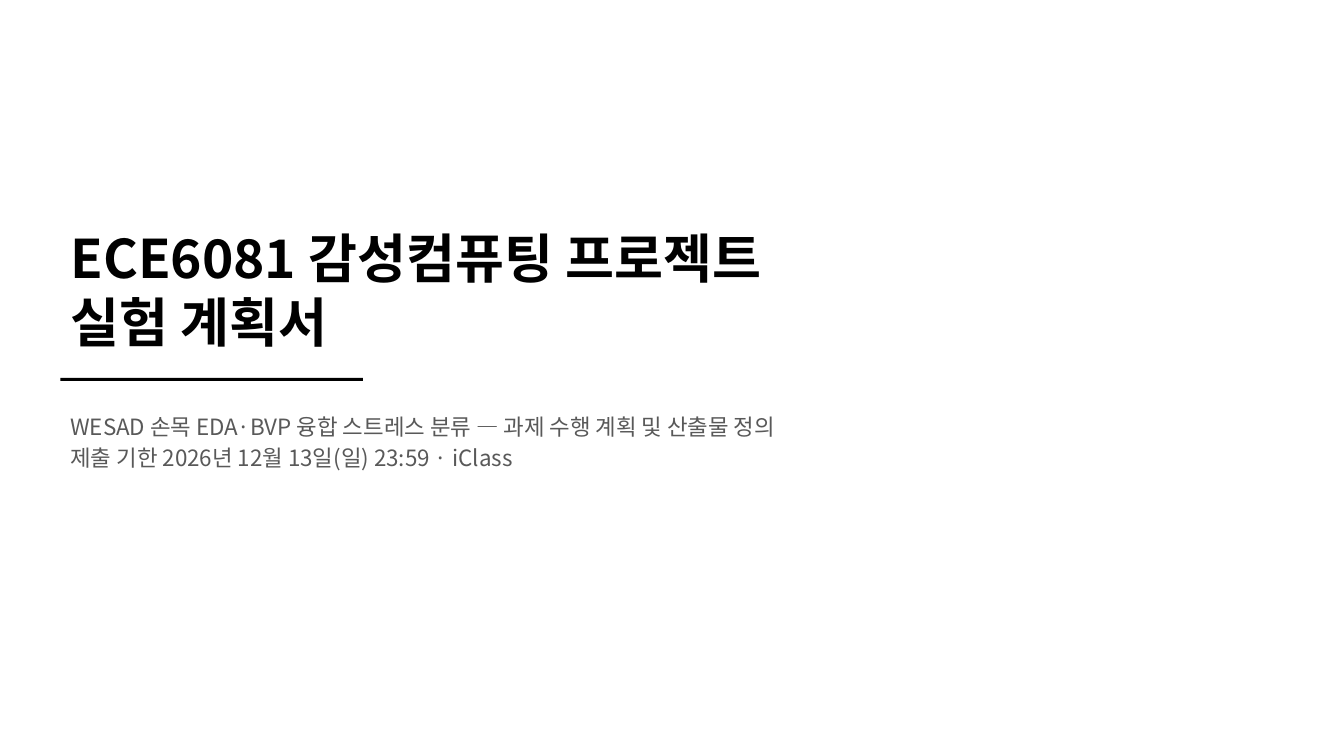
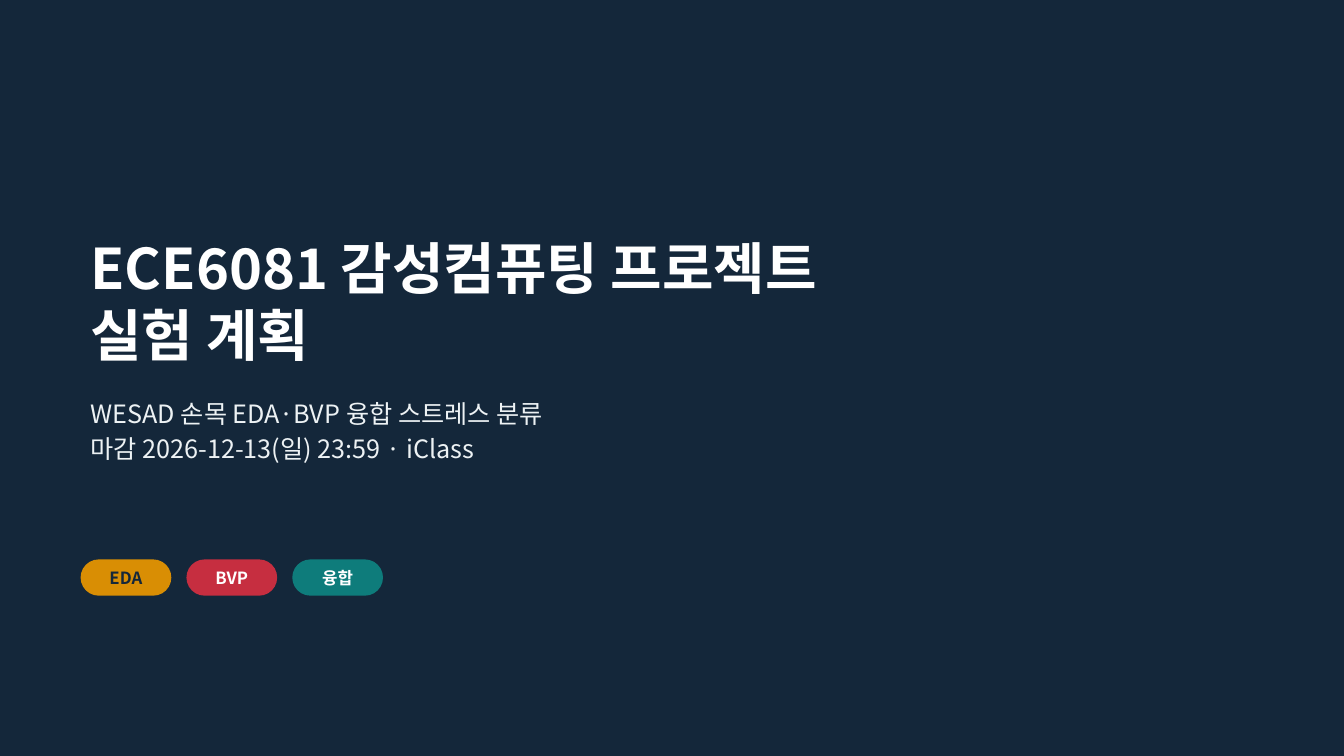
Before and after one commit to HuiJongJung/ece6081-affective-computing, a slide deck: slide 1 of docs/experiment_plan.pptx. Drawn at 1344x756 pixels with LibreOffice and Linux fonts; fonts in the diff are those of the drawing. Boxes give left, top, right and bottom in pixels: in the first picture for what was removed or moved away, otherwise in the second. Text is boxed around its words. In the diff, an @@ line names an element or a change of style, - is before the commit and + after.

```diff
--- a/docs/experiment_plan.pptx
+++ b/docs/experiment_plan.pptx
@@ background #FFFFFF to #14273A @@
@@ title "ECE6081 감성컴퓨팅 프로젝트": place and size @@
-title "ECE6081 감성컴퓨팅 프로젝트" at box(70, 233, 762, 347)
+title "ECE6081 감성컴퓨팅 프로젝트" at box(91, 242, 817, 361)
@@ title at box(91, 242, 817, 294): size 38 to 40 pt, text colour #000000 to #FFFFFF in "ECE6081 감성컴퓨팅 프로젝트" @@
@@ title at box(91, 308, 309, 361): text changed; size 38 to 40 pt; text colour #000000 to #FFFFFF @@
-실험 계획서
+실험 계획
@@ rectangle removed at box(60, 378, 363, 381) @@
@@ text at box(91, 402, 542, 463): text changed; size 16 to 18 pt; text colour #595959 to #EDF2F4 @@
-WESAD 손목 EDA·BVP 융합 스트레스 분류 — 과제 수행 계획 및 산출물 정의
-제출 기한 2026년 12월 13일(일) 23:59 · iClass
+WESAD 손목 EDA·BVP 융합 스트레스 분류
+마감 2026-12-13(일) 23:59 · iClass
@@ rounded rectangle added at box(81, 560, 171, 596), fill #D98E04, 12 pt, text #14273A, bold @@
+EDA
@@ rounded rectangle added at box(187, 560, 277, 596), fill #C62E40, 12 pt, text #FFFFFF, bold @@
+BVP
@@ rounded rectangle added at box(292, 560, 383, 596), fill #0E7C7B, 12 pt, text #FFFFFF, bold @@
+융합
```
Also in this commit, not shown: 1 other slide changed, 14 slides added, 12 slides removed.
